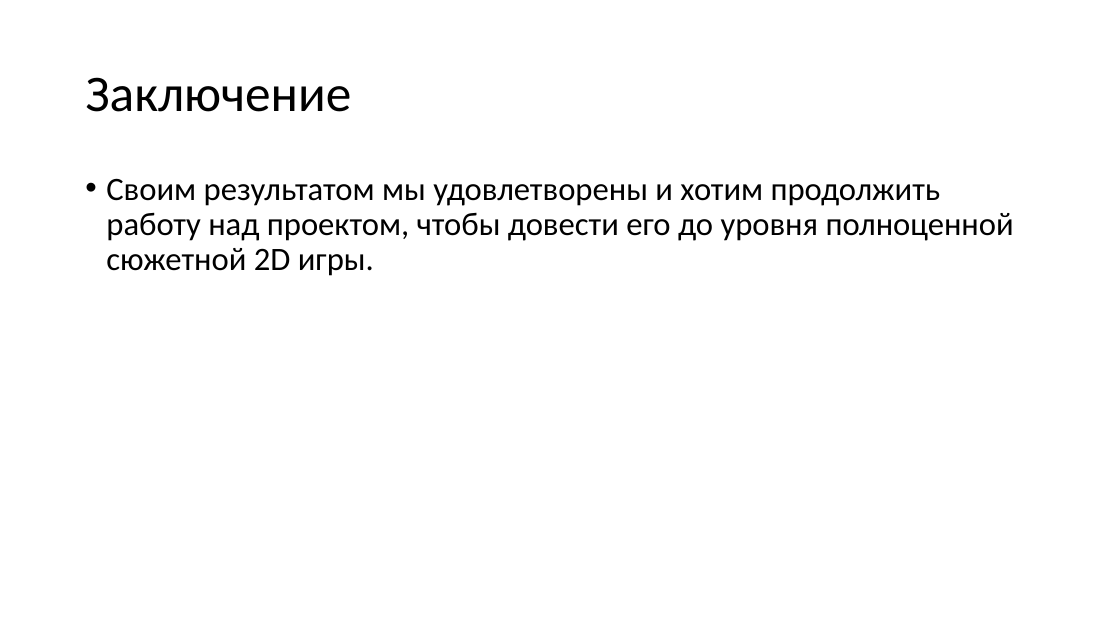
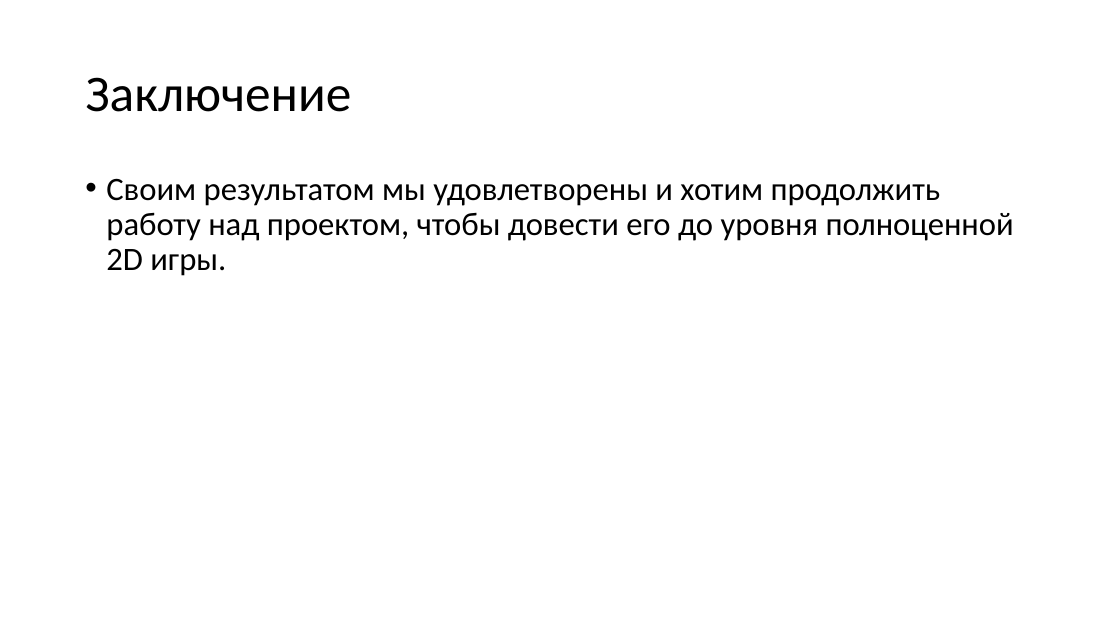
Before and after one commit to Scheise45/projeckt_2, a slide deck: slide 10 of документы/проект2.pptx (slide 14 before the commit). Drawn at 1120x630 pixels with LibreOffice and Linux fonts; fonts in the diff are those of the drawing. Boxes give left, top, right and bottom in pixels: in the first picture for what was removed or moved away, otherwise in the second. Text is boxed around its words. In the diff, an @@ line names an element or a change of style, - is before the commit and + after.

```diff
--- a/документы/проект2.pptx
+++ b/документы/проект2.pptx
@@ text at bbox=[106, 178, 1014, 276]: text changed @@
-• Своим результатом мы удовлетворены и хотим продолжить работу над проектом, чтобы довести его до уровня полноценной сюжетной 2D игры.
+• Своим результатом мы удовлетворены и хотим продолжить работу над проектом, чтобы довести его до уровня полноценной 2D игры.
```
Also in this commit, not shown: 6 other slides changed, 4 slides removed.
